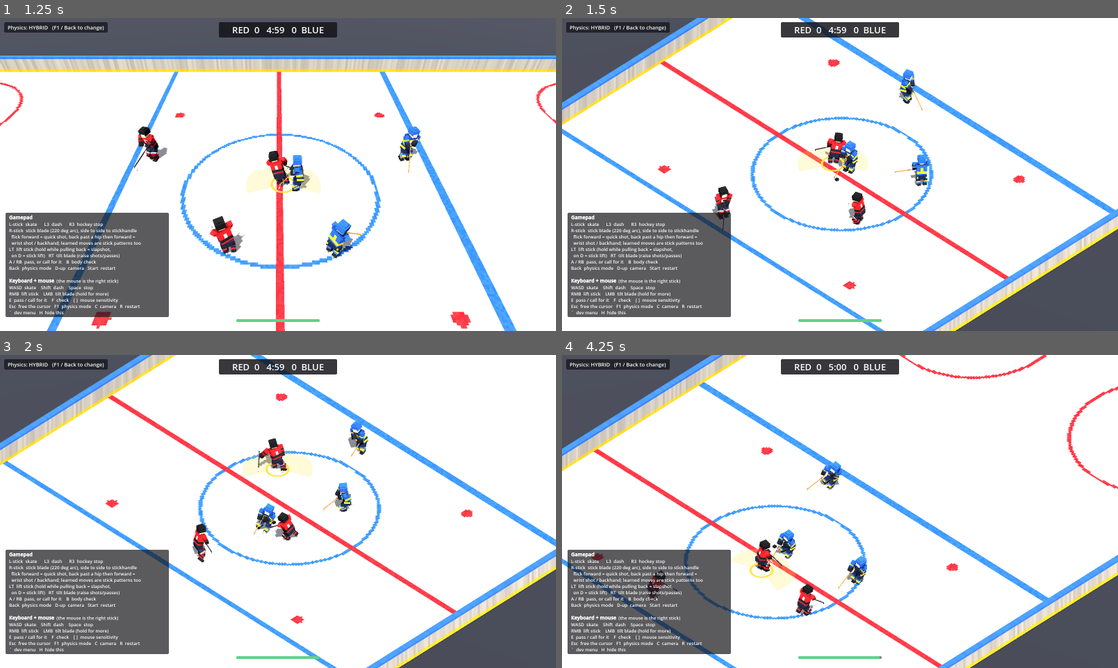
Above: before the commit, frames 1-4 (two rows, left to right).
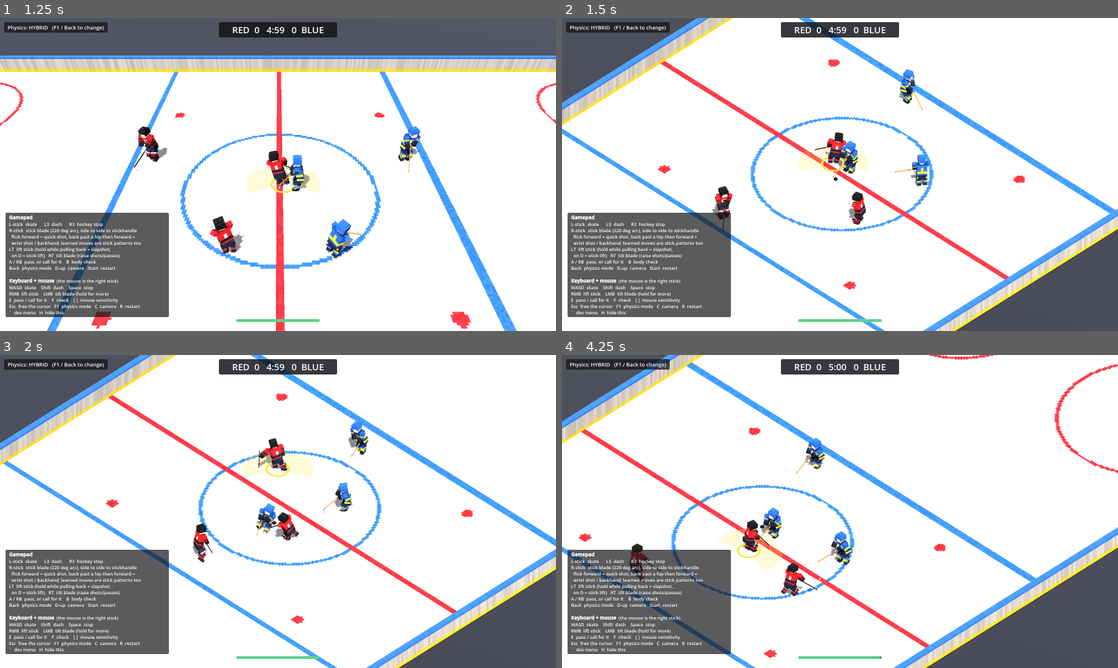
Above: after the commit, the same moments.

Repository: HammerJones/RinkGM
Game: Godot game, scene res://scenes/main.tscn
Same seed, same stepped clock (60 frames per second), same inputs: the game is played once before the commit and once after it.
Inputs (mouse positions are in pixels of both pictures, inside the frame that each line leads up to):
- Up to frame 1 (1.25 s): tap Enter at 0.5 s; move the mouse to (305, 174) at 0.52 s; hold W (move_up) from 0.53 s (still down); tap F (check) at 0.6 s; click (305, 174) at 0.67 s
- Up to frame 2 (1.5 s): keep holding W (move_up); move the mouse to (812, 174) at 1.27 s; tap C (camera) at 1.35 s
- Up to frame 3 (2 s): keep holding W (move_up); tap F (check) at 1.55 s
- Up to frame 4 (4.25 s): keep holding W (move_up); move the mouse to (851, 505) at 2.02 s; tap F (check) at 2.1, 3.05, 3.8 s; move the mouse to (834, 517) at 2.77 s; tap Shift (dash) at 2.85 s; click (834, 517) at 2.92 s; move the mouse to (878, 514) at 3.52 s; hold Right mouse button (lift) from 3.53 s (still down); tap R (reset) at 4.15 s

Frame 1 is identical in both runs. In frame 2, 1.1% of the frame differs, in the area x 0-100%, y 0-100%; in frame 3, 1.8%; in frame 4, 21%.

Commit message:
Beer league carriers stickhandle looser; fix the blade jumping after a reset
The AI's carry is tidier the more disciplined its tier, so a beer league side
fumbles more than a senior one. place() now resets the heading the blade
follows through turns, so a skater placed facing a new way (faceoffs, tests)
no longer swings its blade off the puck on the first frame; that was making
the stick lift and pass call control checks flaky. The sticks test pins its
skater's side to beer league for the bench trip and checks carrying at once.

Co-Authored-By: Claude Opus 5.5 (1M context) <noreply@anthropic.com>
Claude-Session: https://claude.ai/code/session_01GzYDa2pBeWh5St4nAQEPwq

Diff:
--- a/scripts/game/skater.gd
+++ b/scripts/game/skater.gd
@@ -204,6 +204,7 @@
 	blade_from = blade_pos
 	blade_vel = Vector3.ZERO
 	blade_yaw = 0.0
+	_blade_heading = heading
 	puck_side = 0.0
 	crossing = false
 	blade_lvel = Vector2.ZERO
--- a/scripts/game/skater_ai.gd
+++ b/scripts/game/skater_ai.gd
@@ -167,7 +167,7 @@
 	if opp and me.distance_to(_v2(opp.position)) < lerpf(2.5, 5.0, ai.vision):
 		target += (me - _v2(opp.position)).normalized() * 3.0
 	_seek(s, ai, target, 1.0, 20.0)
-	c.blade_target = _carry_blade(s, g)
+	c.blade_target = _carry_blade(s, g, ai)
 
 
 ## Which post to shoot for: a disciplined shooter picks the side the goalie
@@ -294,13 +294,14 @@
 
 ## Where a carrier's blade goes: it keeps the puck on its face and works it
 ## gently from side to side in front, rather than leaving it to chase a spot.
-static func _carry_blade(s: Skater, g: Node) -> Vector3:
+static func _carry_blade(s: Skater, g: Node, ai: TierAI) -> Vector3:
 	var puck: Puck = g.puck
 	var n: Vector2 = StickPuck.blade_at(s, 1.0)[2] * (s.puck_side if s.puck_side != 0.0 else 1.0)
 	var p := Vector2(puck.position.x, puck.position.z)
 	var hold := p - n * StickPuck.gap()
-	var wobble := 0.15 * sin(g.time * 4.0 + s.number)
+	# a beer leaguer stickhandles big and loose; a tidy side keeps it close
+	var wobble := lerpf(0.3, 0.12, ai.discipline) * sin(g.time * lerpf(6.0, 4.0, ai.discipline) + s.number)
 	var spot := _v2(s.position + s.heading * Skater.DEFAULT_BLADE.x + s.right_vec() * (0.1 + wobble))
 	# draw the puck toward the carrying spot through the face it's on
-	var at := hold + (spot - hold).limit_length(0.12)
+	var at := hold + (spot - hold).limit_length(lerpf(0.2, 0.12, ai.discipline))
 	return Vector3(at.x, 0, at.y)
--- a/tests/stick_test.gd
+++ b/tests/stick_test.gd
@@ -35,12 +35,13 @@
 
 	# --- a broken stick loses the puck and can't touch it
 	await _settle()
-	var at := Vector2(-2.0, 4.0)
+	var at := Vector2(-4.0, 8.0)  # clear of every faceoff spot, so no teammate is standing there
 	s.place(at, Vector3(1, 0, 0))
-	game.puck.reset_at(Vector3(at.x + 0.8, 0, at.y))
+	game.puck.reset_at(s.puck_anchor())
 	game.puck.frozen = false
 	game.puck.controller = s
-	await _wait(0.2)
+	# (just a frame: the other skaters are live and will come for it)
+	await get_tree().physics_frame
 	_check(s.has_puck(), "carrying before the break")
 	var broke := [0]
 	game.stick_broken.connect(func(_who, _id, _c): broke[0] += 1)
@@ -53,6 +54,9 @@
 	# --- the AI goes to its bench door for a new one
 	var replaced := [0]
 	game.stick_replaced.connect(func(_who): replaced[0] += 1)
+	# (a side that plays to the tier would stay back to block while the puck
+	# is in its end; this checks the trip to the bench)
+	game.team_ai[s.team] = TierAI.for_level(0.0)
 	var door: Vector2 = game.bench_spot(s.team)
 	game.puck.reset_at(Vector3(-door.x, 0, 6.0))
 	game.puck.controller = null
@@ -61,9 +65,11 @@
 		await get_tree().physics_frame
 		t += get_physics_process_delta_time()
 	print("new stick from the bench after %.1f s (state %d)" % [t, game.state])
-	_check(not s.stick_broken and replaced[0] == 1, "the bench hands over a new stick")
+	_check(not s.stick_broken and (replaced[0] == 1 or game.state != game.State.PLAY), "the bench hands over a new stick")
 	_check(Vector2(s.position.x, s.position.z).distance_to(door) < StickWear.BENCH_REACH + 0.5 or game.state != game.State.PLAY,
 		"it was handed over at the bench door")
+
+	game.team_ai[s.team] = null
 
 	# --- or at the next faceoff
 	StickWear.snap(s, &"test")
